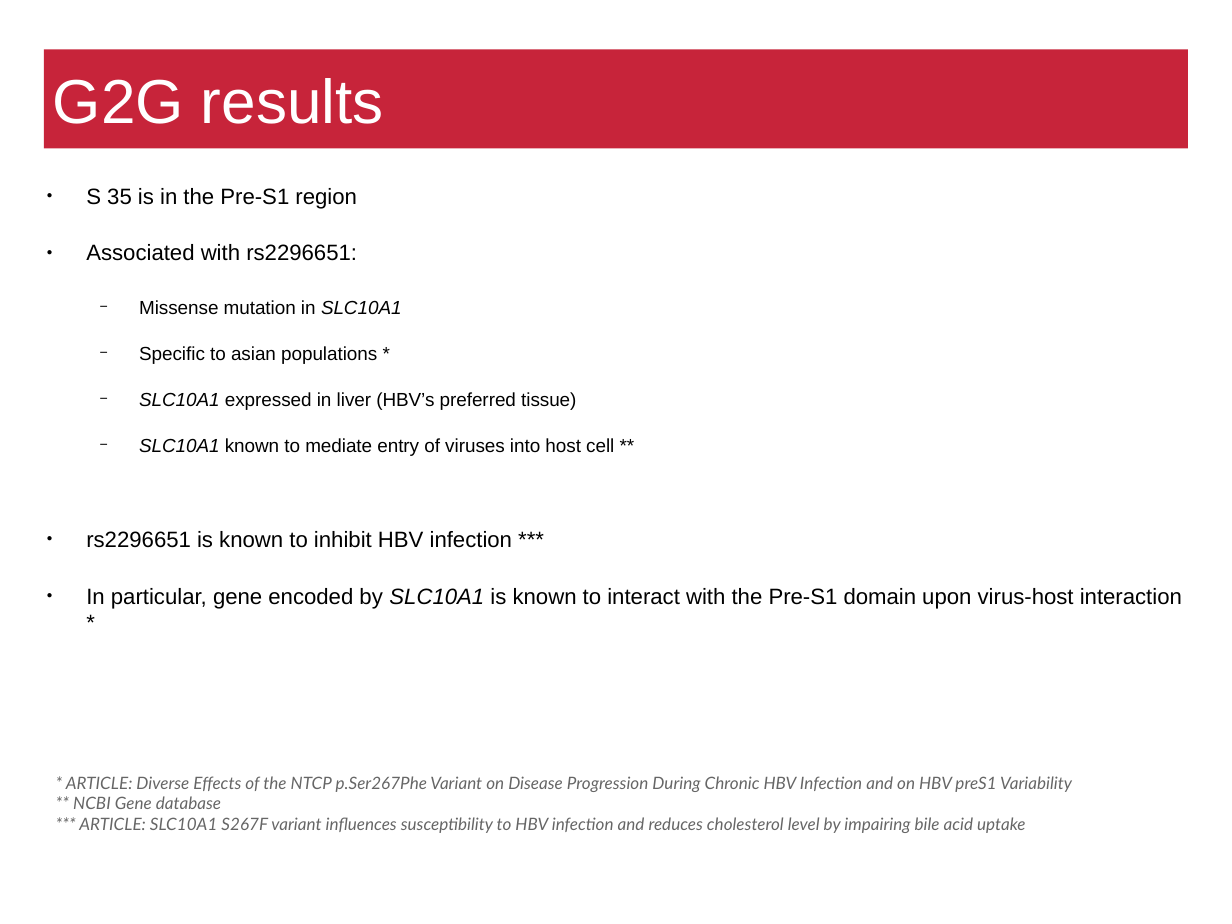
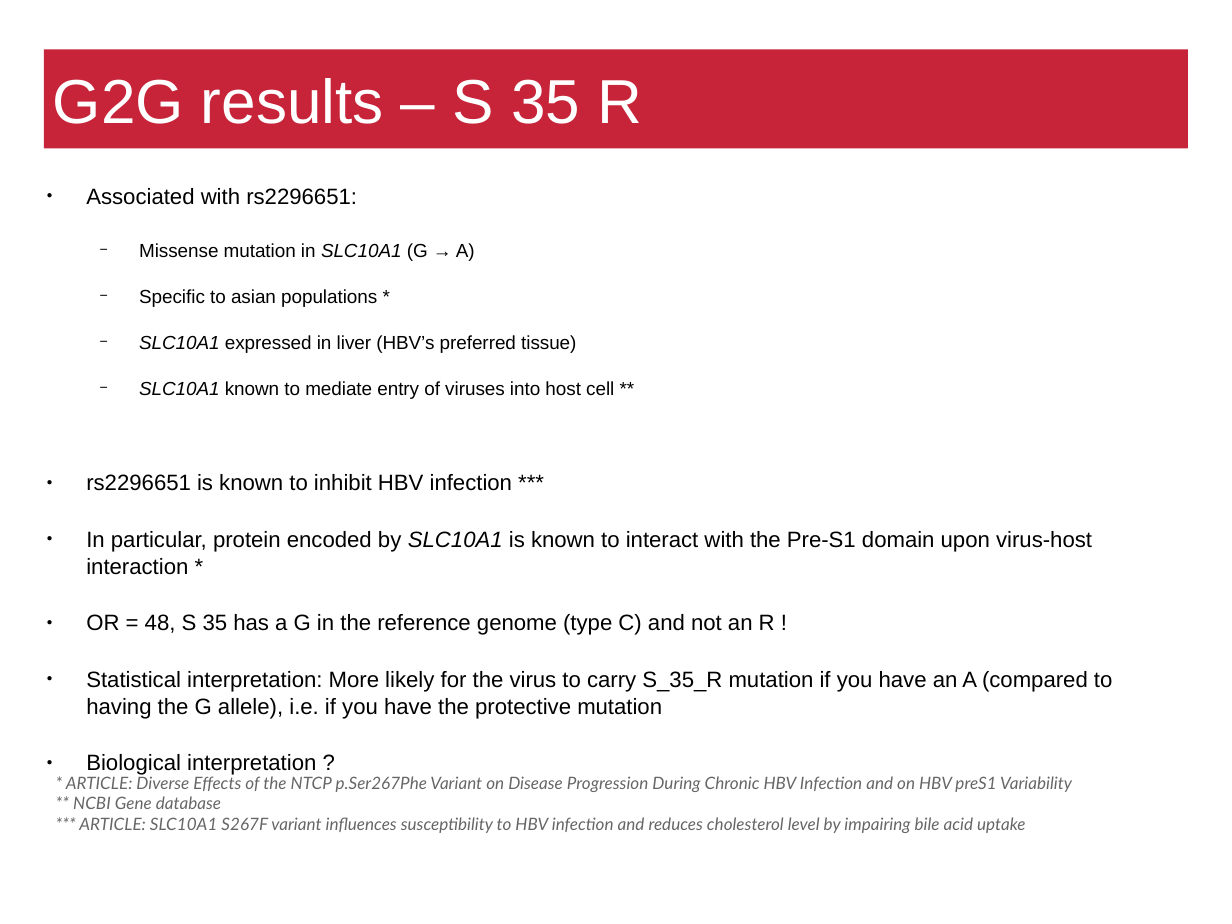
Before and after one commit to matthiaszeller/HBV, a slide deck: slide 25 of Presentation.odp (slide 24 before the commit). Drawn at 1232x924 pixels with LibreOffice and Linux fonts; fonts in the diff are those of the drawing; background and template pictures are left out. Boxes give left, top, right and bottom in pixels: in the first picture for what was removed or moved away, otherwise in the second. Text is boxed around its words. In the diff, an @@ line names an element or a change of style, - is before the commit and + after.

```diff
--- a/Presentation.odp
+++ b/Presentation.odp
@@ title at box(53, 78, 642, 124): text changed @@
-G2G results
+G2G results – S 35 R
@@ text at box(86, 188, 357, 209): paragraph removed @@
-● S 35 is in the Pre-S1 region
@@ text at box(139, 243, 475, 261): text changed @@
-  − Missense mutation in SLC10A1
+  − Missense mutation in SLC10A1 (G → A)
@@ text at box(86, 531, 1112, 775): text changed @@
-● In particular, gene encoded by SLC10A1 is known to interact with the Pre-S1 domain upon virus-host interaction *
+● In particular, protein encoded by SLC10A1 is known to interact with the Pre-S1 domain upon virus-host interaction *
+● OR = 48, S 35 has a G in the reference genome (type C) and not an R !
+● Statistical interpretation: More likely for the virus to carry S_35_R mutation if you have an A (compared to having the G allele), i.e. if you have the protective mutation
+● Biological interpretation ?
```
Also in this commit, not shown: 22 other slides changed, 3 slides added, 2 slides removed, 8 other files.
